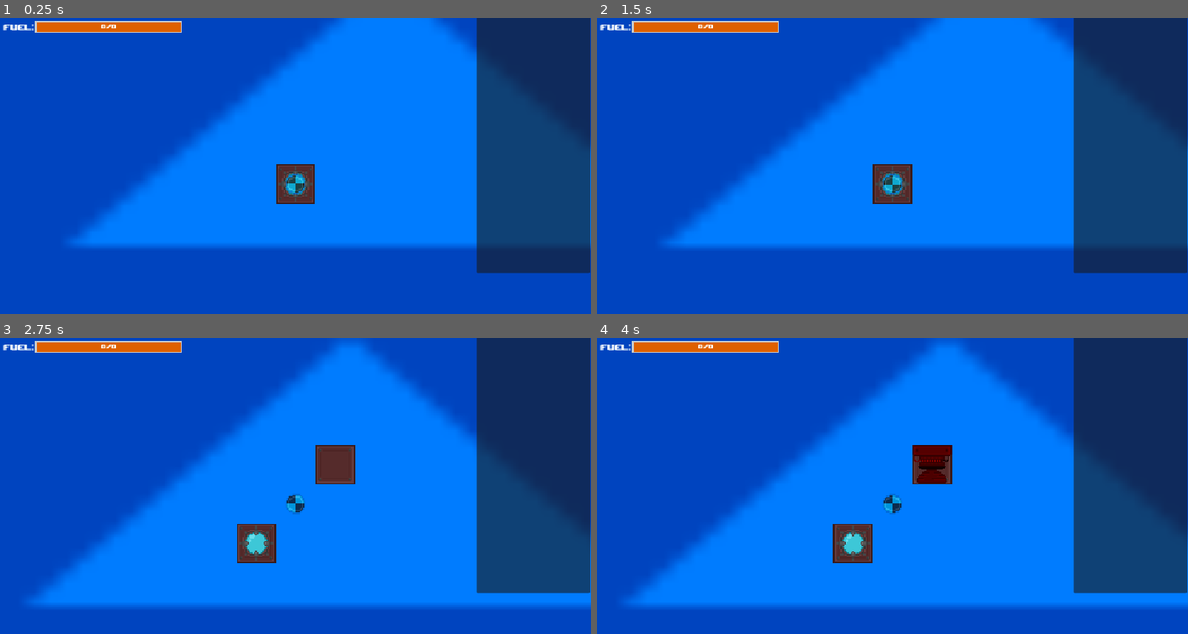
Above: before the commit, frames 1-4 (two rows, left to right).
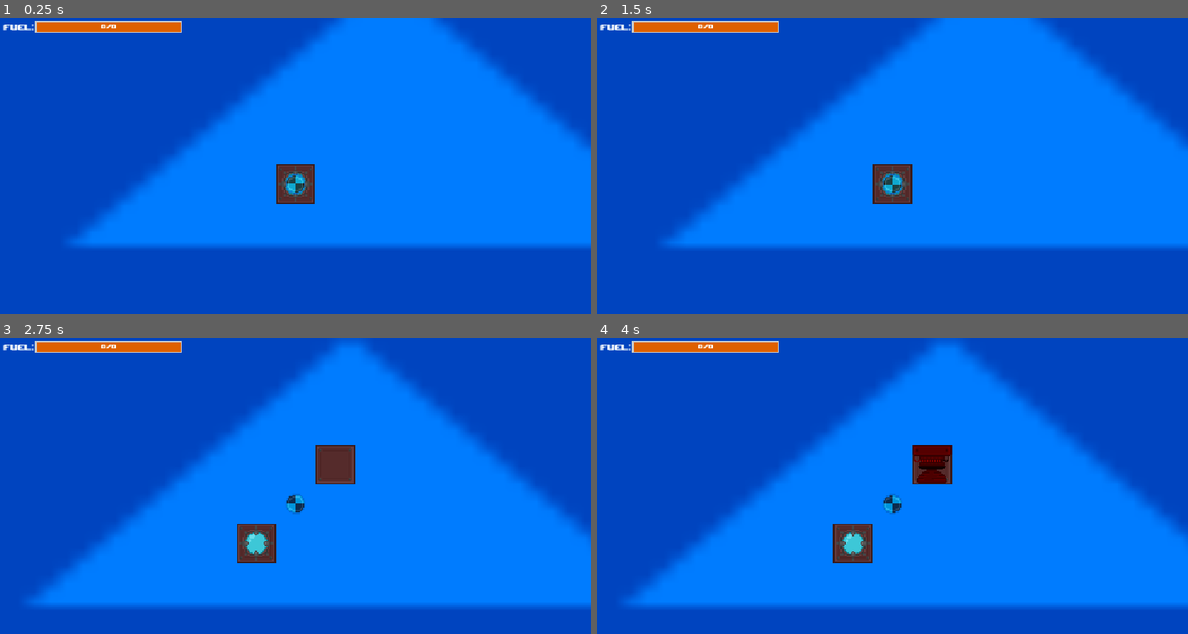
Above: after the commit, the same moments.

Repository: Luminescent-Cheese/ShipBattleBuilder
Game: Godot game, scene res://test.tscn
Two runs of this game, one before a commit and one after it. Both use one fixed random seed, a clock stepped at 60 frames per second and the inputs below. The engine's default icon, where the game draws it, is replaced by a stand-in: a white triangle on a blue panel in a dark square.
Inputs (mouse positions are in pixels of both pictures, inside the frame that each line leads up to):
- Up to frame 1 (0.25 s): no input
- Up to frame 2 (1.5 s): move the mouse to (1022, 166) at 0.52 s; hold D (Thrust Right) 0.53-1.28 s; hold Ctrl (select, bound only after the commit) 0.53-1.28 s; click (1022, 166) at 0.67 s; tap Enter at 1.25 s; move the mouse to (774, 201) at 1.27 s; hold S (Thrust Backward) from 1.28 s (still down); tap R (rotate) at 1.35 s; click (774, 201) at 1.42 s
- Up to frame 3 (2.75 s): tap Ctrl (select, bound only after the commit) at 1.55 s; tap Space at 2 s; move the mouse to (354, 429) at 2.02 s; release S (Thrust Backward) at 2.03 s; hold D (Thrust Right) from 2.03 s (still down); hold Ctrl (select, bound only after the commit) from 2.03 s (still down); tap 1 (test) at 2.1 s; click (354, 429) at 2.17 s
- Up to frame 4 (4 s): move the mouse to (933, 465) at 2.77 s; release D (Thrust Right) at 2.78 s; release Ctrl (select, bound only after the commit) at 2.78 s; hold S (Thrust Backward) 2.78-3.53 s; tap 2 (test2) at 2.85 s; click (933, 465) at 2.92 s; tap Ctrl (select, bound only after the commit) at 3.05 s; tap Enter at 3.5 s; move the mouse to (933, 465) at 3.52 s; hold A (Thrust Left) from 3.53 s (still down); hold Ctrl (select, bound only after the commit) from 3.53 s (still down); tap 3 (test3) at 3.6 s; click (933, 465) at 3.67 s

The runs differ from the first frame. In frame 1, 17% of the frame differs, in the area x 80-100%, y 0-87%; in frame 2, 17%; in frame 3, 17%; in frame 4, 17%.

Commit message:
Made it so you can change which button activates a thruster

Diff:
--- a/project.godot
+++ b/project.godot
@@ -62,6 +62,11 @@
 "events": [Object(InputEventKey,"resource_local_to_scene":false,"resource_name":"","device":-1,"window_id":0,"alt_press …(191 unchanged characters)…
 ]
 }
+select={
+"deadzone": 0.2,
+"events": [Object(InputEventKey,"resource_local_to_scene":false,"resource_name":"","device":-1,"window_id":0,"alt_pressed":false,"shift_pressed":false,"ctrl_pressed":false,"meta_pressed":false,"pressed":false,"keycode":0,"physical_keycode":4194326,"key_label":0,"unicode":0,"location":0,"echo":false,"script":null)
+]
+}
 
 [physics]
 
--- a/ship.tscn
+++ b/ship.tscn
@@ -103,6 +103,7 @@
 
 [node name="PanelContainer" type="PanelContainer" parent="Hud/Part Details" unique_id=2078769081]
 layout_mode = 0
-offset_left = 42.0
-offset_right = 263.0
-offset_bottom = 500.0
+offset_left = 418.0
+offset_top = 44.0
+offset_right = 639.0
+offset_bottom = 544.0
--- a/ship_part.gd
+++ b/ship_part.gd
@@ -9,6 +9,7 @@
 signal thruster_on
 signal add_collision
 signal justPlaced
+signal clicked
 func _ready() -> void:
 	TILE_WIDTH = tileSprite.get_rect().size.x
 
@@ -53,7 +54,7 @@
 	if event is InputEventMouseButton and event.pressed:
 		if event.button_index == MOUSE_BUTTON_LEFT:
 			if clickable:
-				print(self)
+				clicked.emit()
 			else:
 				clickable = true
 	#makes sure that it isn't opened when first spawned in
--- a/thruster.tscn
+++ b/thruster.tscn
@@ -62,5 +62,6 @@
 shape = SubResource("RectangleShape2D_bima3")
 
 [connection signal="add_collision" from="." to="ThrustForces" method="_on_thruster_add_collision"]
+[connection signal="clicked" from="." to="ThrustForces" method="_on_thruster_clicked"]
 [connection signal="justPlaced" from="." to="ThrustForces" method="_on_thruster_just_placed"]
 [connection signal="thrust" from="ThrustForces" to="." method="_on_thruster_forces_thrust"]
--- a/thruster_forces.gd
+++ b/thruster_forces.gd
@@ -6,6 +6,7 @@
 @onready var Thruster = $".."
 @onready var ThrustParticles = $"../ThrusterParticles"
 var ActivationKey
+var WaitKey = false
 
 func decide_activation_key() -> void:
 	if snappedf(Thruster.rotation,0.01) == 0:
@@ -19,14 +20,32 @@
 
 func _process(delta: float) -> void:
 	ThrustParticles.emitting = true
-	if $"..".get_parent().fuel > 0 and get_parent().placeable == false:
+	if $"..".get_parent().fuel > 0 and get_parent().placeable == false and not WaitKey:
 		if Input.is_action_pressed(ActivationKey):
 			thrust.emit(ThrustDirection.global_position)
 		else:
 			ThrustParticles.emitting = false
 	else:
 		ThrustParticles.emitting = false
+	#So it doesn't immediatly activate once you select a new button
+	if WaitKey:
+		if not Input.is_action_pressed(ActivationKey):
+			WaitKey = false
 
 func _on_thruster_just_placed() -> void:
 	#Activates whenever the piece is just pressed
 	decide_activation_key()
+
+
+func _on_thruster_clicked() -> void:
+	#changes activation key (select is ctrl)
+	if Input.is_action_pressed("select"):
+		if Input.is_action_pressed("Thrust Forward"):
+			ActivationKey = "Thrust Forward"
+		elif Input.is_action_pressed("Thrust Left"):
+			ActivationKey =  "Thrust Left"
+		elif Input.is_action_pressed("Thrust Right"):
+			ActivationKey = "Thrust Right"
+		elif Input.is_action_pressed("Thrust Backward"):
+			ActivationKey = "Thrust Backward"
+		WaitKey = true
